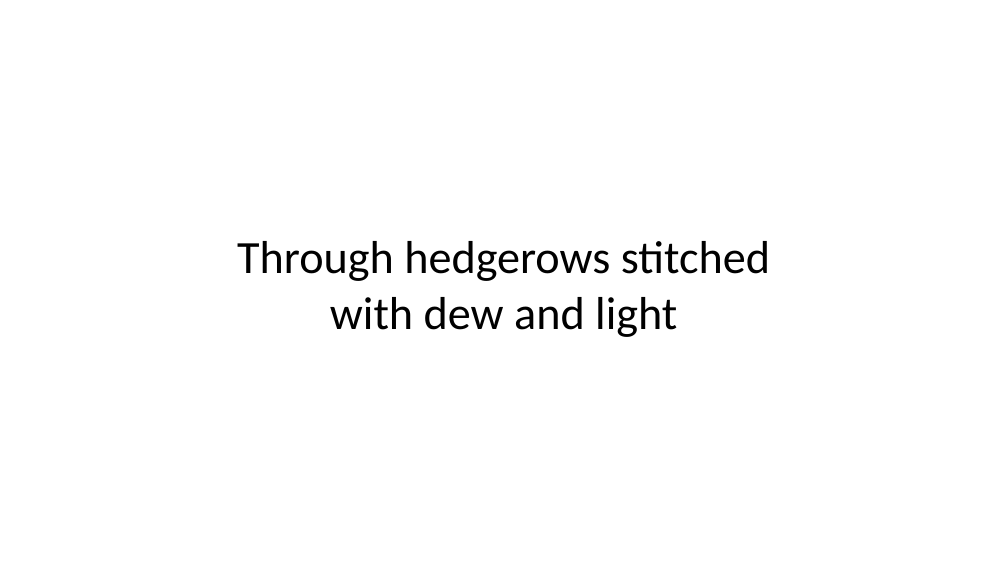
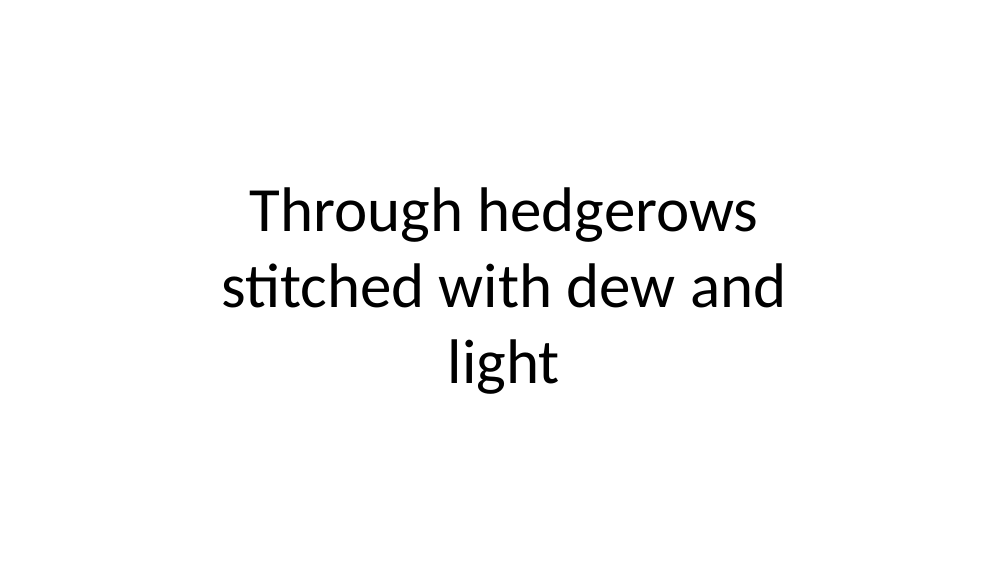
Before and after one commit to aadennis/VbaSandbox, a slide deck: slide 4 of PowerPointVba/poem.pptm (slide 2 before the commit). Drawn at 1008x567 pixels with LibreOffice and Linux fonts; fonts in the diff are those of the drawing. Boxes give left, top, right and bottom in pixels: in the first picture for what was removed or moved away, otherwise in the second. Text is boxed around its words. In the diff, an @@ line names an element or a change of style, - is before the commit and + after.

```diff
--- a/PowerPointVba/poem.pptm
+++ b/PowerPointVba/poem.pptm
@@ text "Through hedgerows stitched with dew ...": place and size @@
-text "Through hedgerows stitched with dew ..." at (237,241,770,337)
+text "Through hedgerows stitched with dew ..." at (221,187,786,394)
@@ text "Through hedgerows stitched with dew ..." at (221,187,786,394): size 44 to 60 pt @@
```
Also in this commit, not shown: 7 other slides changed, 9 slides added, 3 other files.
